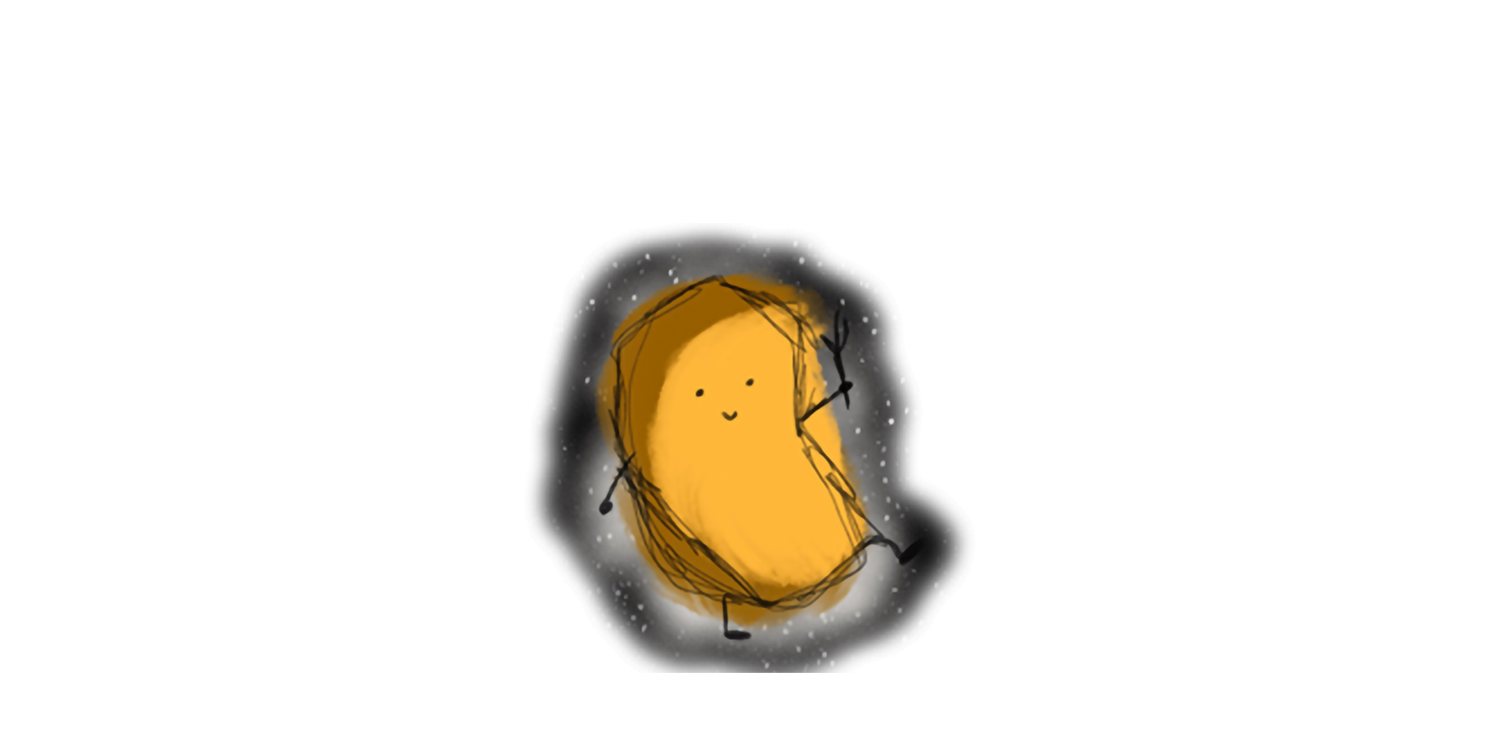
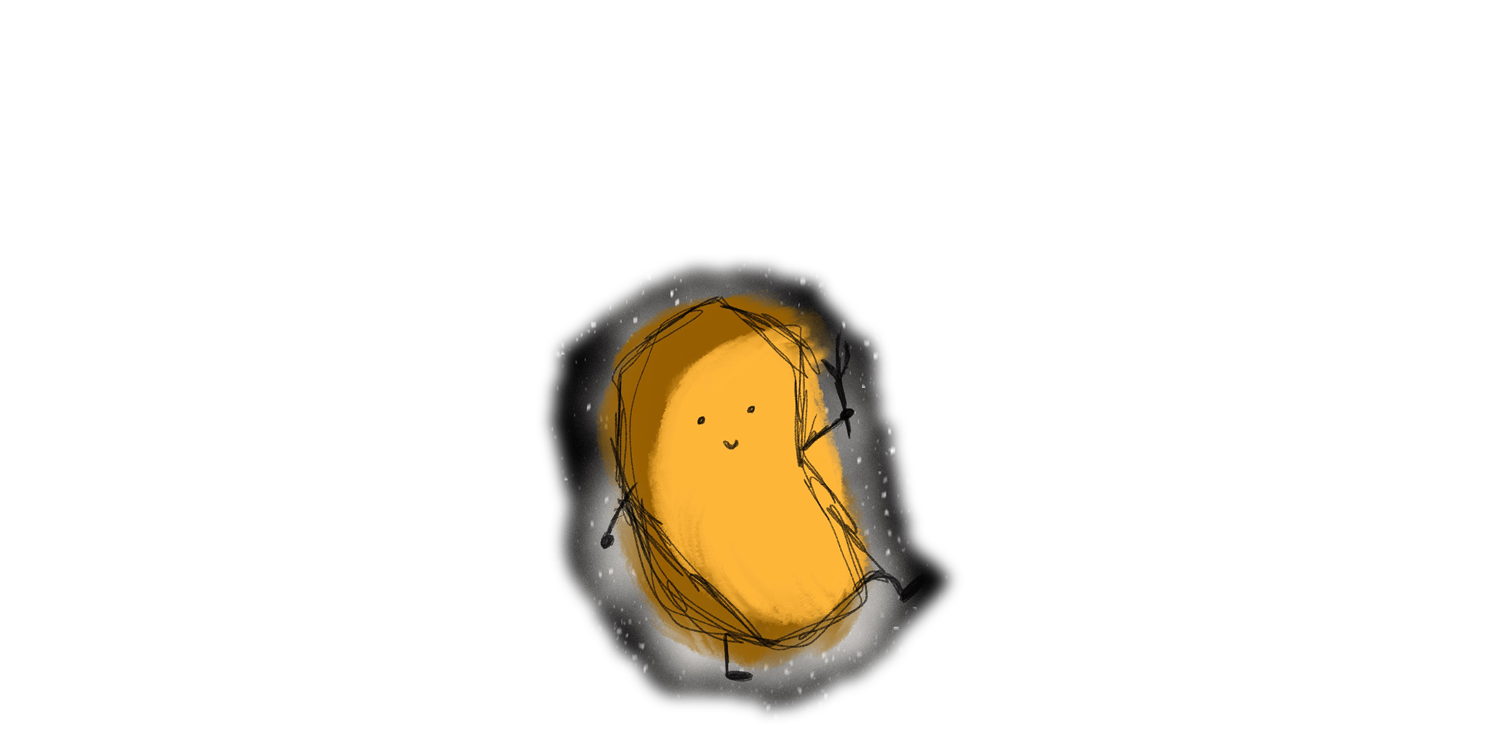
Comparing the layer stacks of the two 1500 × 750 images. Changes:
renamed "PotatoMan" to "Layer 1", painted on it over [left=525, top=223, right=975, bottom=724]
